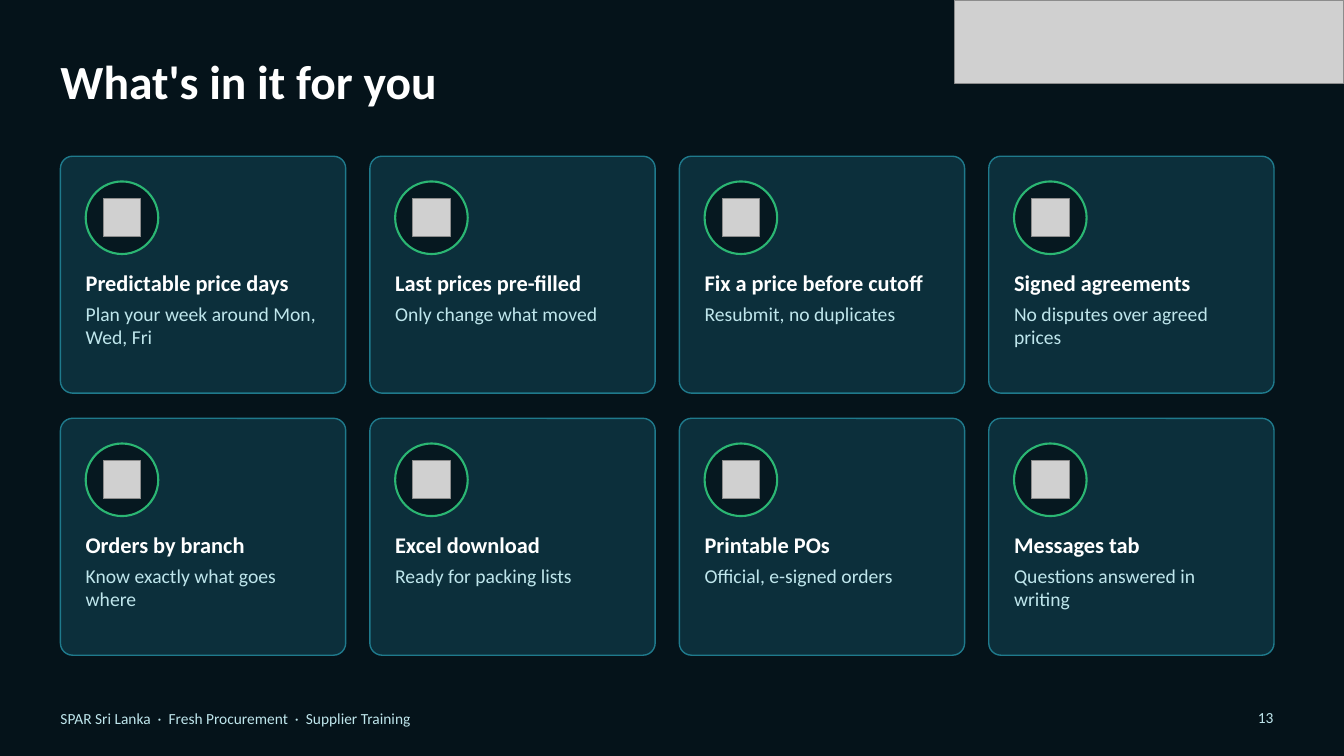
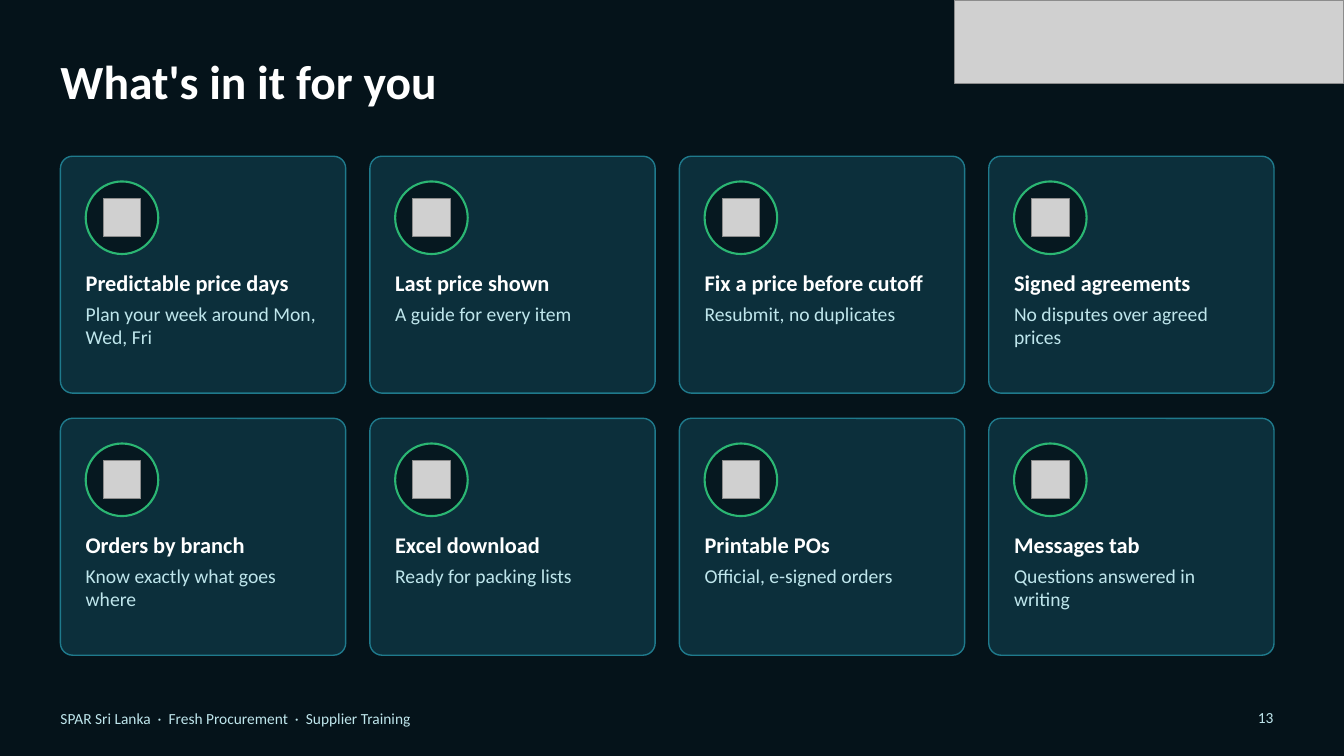
Before and after one commit to hpds4308/SPAR-Fresh-Procurement-, a slide deck: slide 13 of presentation/SPAR_Supplier_Training_Deck.pptx. Drawn at 1344x756 pixels with LibreOffice and Linux fonts; fonts in the diff are those of the drawing; grey boxes stand for pictures; background and template pictures are left out. Boxes give left, top, right and bottom in pixels: in the first picture for what was removed or moved away, otherwise in the second. Text is boxed around its words. In the diff, an @@ line names an element or a change of style, - is before the commit and + after.

```diff
--- a/presentation/SPAR_Supplier_Training_Deck.pptx
+++ b/presentation/SPAR_Supplier_Training_Deck.pptx
@@ text at box(395, 275, 571, 325): text changed; size 16 to 14 pt; text colour #FFFFFF to #BFE6EC; bold off @@
-Last prices pre-filled
-Only change what moved
+Last price shown
+A guide for every item
```
Also in this commit, not shown: 4 other slides changed, 2 other files.
